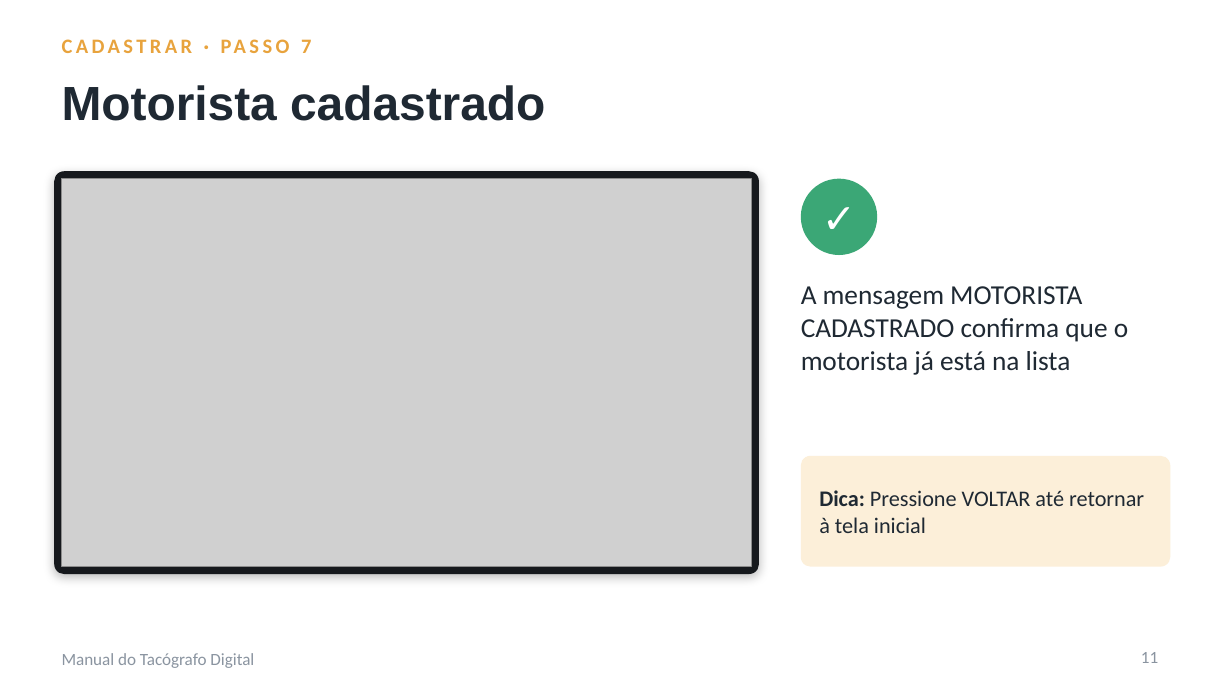
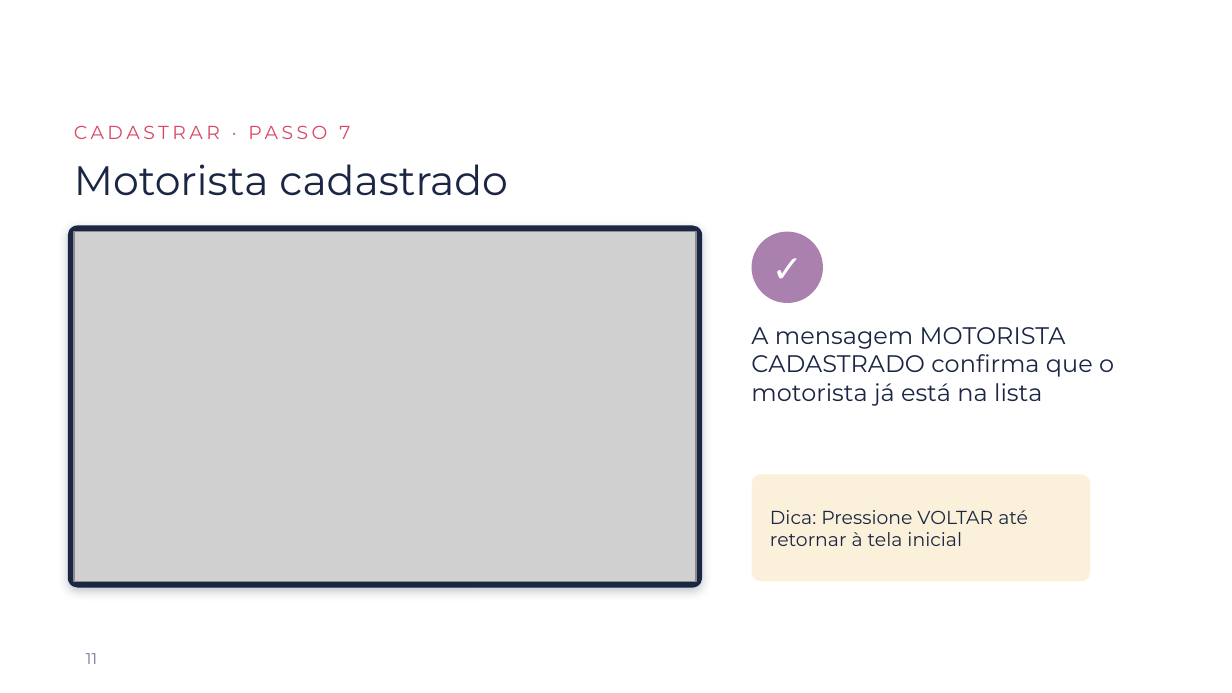
Before and after one commit to kallorvan/Manuais-de-uso, a slide deck: slide 11 of tacografo/Manual_Tacografo_Digital.pptx. Drawn at 1232x693 pixels with LibreOffice and Linux fonts; fonts in the diff are those of the drawing; grey boxes stand for pictures; background and template pictures are left out. Boxes give left, top, right and bottom in pixels: in the first picture for what was removed or moved away, otherwise in the second. Text is boxed around its words. In the diff, an @@ line names an element or a change of style, - is before the commit and + after.

```diff
--- a/tacografo/Manual_Tacografo_Digital.pptx
+++ b/tacografo/Manual_Tacografo_Digital.pptx
@@ text "CADASTRAR · PASSO 7": place and size @@
-text "CADASTRAR · PASSO 7" at (301, 39, 311, 53)
+text "CADASTRAR · PASSO 7" at (339, 126, 350, 139)
@@ text "CADASTRAR · PASSO 7" at (339, 126, 350, 139): size 12 to 11 pt, font Calibri to Montserrat, text colour #E8A33D to #D94864, bold off @@
@@ title "Motorista cadastrado": place and size @@
-title "Motorista cadastrado" at (62, 85, 545, 121)
+title "Motorista cadastrado" at (74, 164, 508, 196)
@@ title "Motorista cadastrado" at (74, 164, 508, 196): size 28 to 24 pt, font Arial to Montserrat, text colour #1F2933 to #1A2643, bold off @@
@@ rounded rectangle: place and size @@
-rounded rectangle at (54, 171, 759, 574)
+rounded rectangle at (68, 225, 702, 588)
@@ rounded rectangle at (68, 225, 702, 588): fill #16191D to #1A2643; shadow changed; proportions changed @@
@@ picture: place and size @@
-picture at (62, 179, 752, 567)
+picture at (74, 232, 696, 582)
@@ text "✓": place and size @@
-text "✓" at (801, 179, 877, 255)
+text "✓" at (752, 232, 823, 303)
@@ text "✓" at (752, 232, 823, 303): size 24 to 22 pt @@
@@ ellipse: place and size @@
-ellipse at (801, 179, 877, 255)
+ellipse at (752, 232, 823, 303)
@@ ellipse at (752, 232, 823, 303): fill #3BA776 to #AA80AE @@
@@ text "A mensagem MOTORISTA CADASTRADO confirma ...": place and size @@
-text "A mensagem MOTORISTA CADASTRADO confirma ..." at (801, 286, 1128, 375)
+text "A mensagem MOTORISTA CADASTRADO confirma ..." at (751, 327, 1114, 406)
@@ text "A mensagem MOTORISTA CADASTRADO confirma ..." at (751, 327, 1114, 406): size 16 to 14 pt, font Calibri to Montserrat, text colour #1F2933 to #1A2643 @@
@@ rounded rectangle: place and size @@
-rounded rectangle at (801, 456, 1170, 567)
+rounded rectangle at (752, 474, 1090, 582)
@@ rounded rectangle at (752, 474, 1090, 582): fill #FCEFD9 to #FBF1DA; proportions changed @@
@@ text "Dica: Pressione VOLTAR até retornar ...": place and size @@
-text "Dica: Pressione VOLTAR até retornar ..." at (819, 490, 1144, 533)
+text "Dica: Pressione VOLTAR até retornar ..." at (770, 510, 1028, 546)
@@ text "Dica: Pressione VOLTAR até retornar ..." at (770, 510, 1028, 546): size 13 to 11 pt, font Calibri to Montserrat, text colour #1F2933 to #1A2643; bold off in "Dica:" @@
@@ text removed at (62, 653, 254, 668) @@
-Manual do Tacógrafo Digital
@@ page number: place and size @@
-page number at (1141, 652, 1158, 663)
+page number at (86, 653, 97, 664)
@@ page number at (86, 653, 97, 664): size 10 to 9 pt, font Calibri to Montserrat, text colour #8A94A0 to #6B7390; alignment right to left @@
```
Also in this commit, not shown: 19 other slides changed, 1 slide added, 9 other files.
